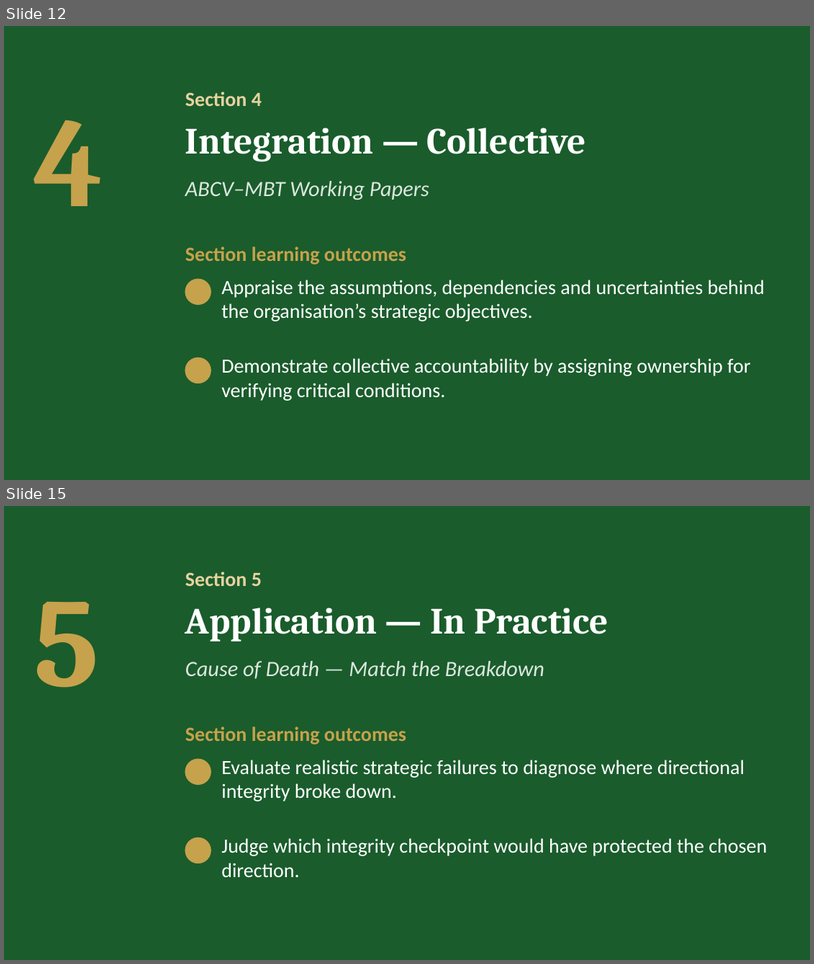
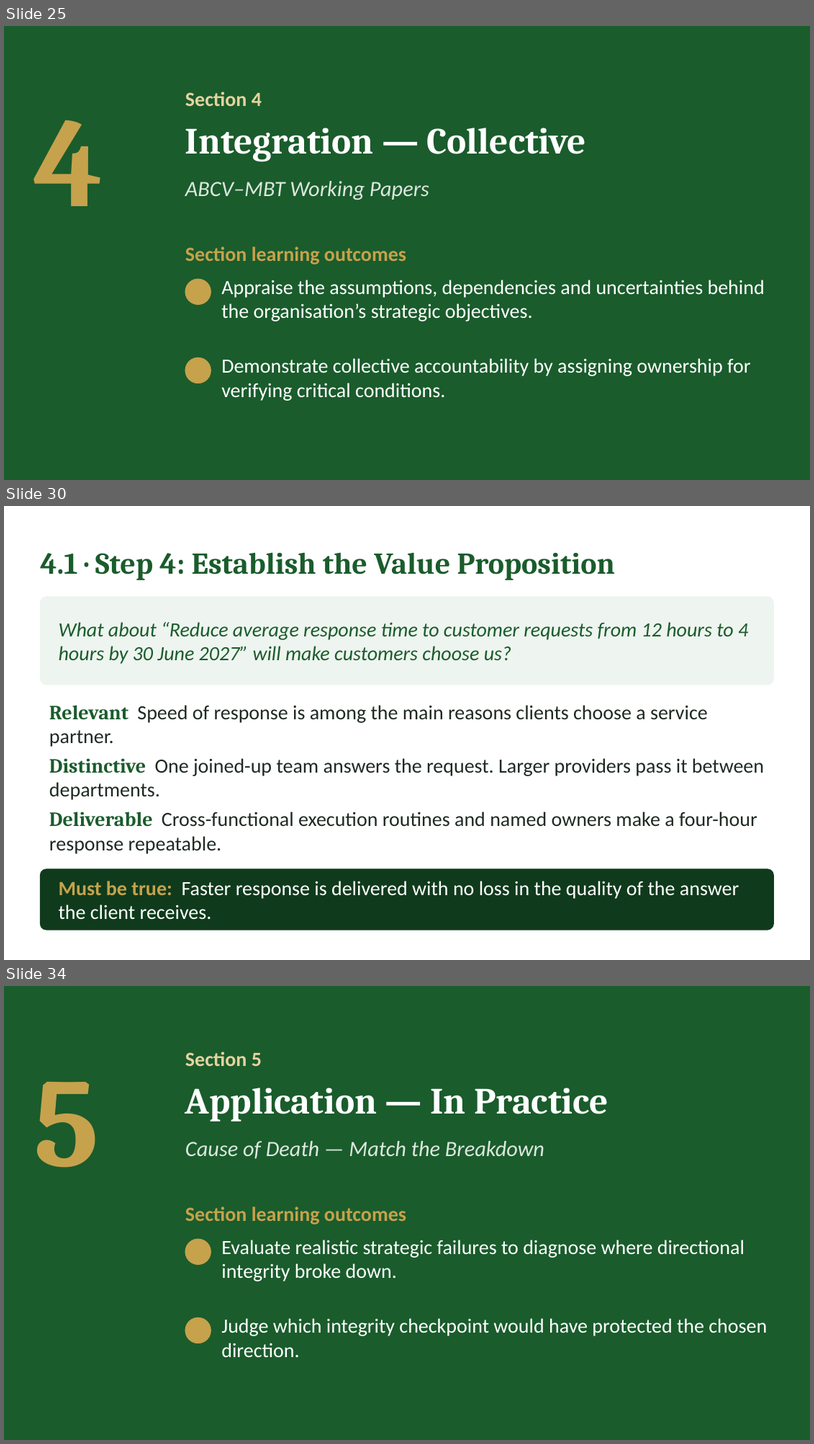
Before and after one commit to IBSL26/ibsl-platform, a slide deck: Unit decks/Unit 04 - Direction Integrity (ABCV-MBT).pptx. Shown one above the other, each under a label of ours: slides 12 and 15 before the commit, slides 25, 30 and 34 after it; the slides between them are not shown. The pictures are 814x964 and 814x1444 pixels, drawn with LibreOffice and Linux fonts; fonts in the diff are those of the drawing; background and template pictures are left out. Boxes give left, top, right and bottom in pixels: in the first picture for what was removed or moved away, otherwise in the second. Text is boxed around its words. In the diff, an @@ line names an element or a change of style, - is before the commit and + after.

```diff
--- a/Unit decks/Unit 04 - Direction Integrity (ABCV-MBT).pptx
+++ b/Unit decks/Unit 04 - Direction Integrity (ABCV-MBT).pptx
@@ slide 30 added at box(4, 506, 810, 960), background #FFFFFF @@
@@ text added at box(40, 552, 615, 580), 36 pt, text #1A5C2C, bold @@
+4.1 · Step 4: Establish the Value Proposition
@@ rounded rectangle added at box(40, 597, 774, 685), fill #EEF4EF, outline #EEF4EF 1 pt @@
@@ text added at box(59, 622, 748, 664), 24 pt, text #1A5C2C, italic @@
+What about “Reduce average response time to customer requests from 12 hours to 4 hours by 30 June 2027” will make customers choose us?
@@ text added at box(49, 705, 764, 854), 24 pt, text #1F2A22 @@
+Relevant Speed of response is among the main reasons clients choose a service partner.
+Distinctive One joined-up team answers the request. Larger providers pass it between departments.
+Deliverable Cross-functional execution routines and named owners make a four-hour response repeatable.
@@ rounded rectangle added at box(40, 869, 774, 929), fill #0F3B1C, outline #0F3B1C 1 pt @@
@@ text added at box(59, 880, 739, 919), 24 pt, text #FFFFFF @@
+Must be true: Faster response is delivered with no loss in the quality of the answer the client receives.
@@ what was slide 12 is now slide 25 @@
@@ what was slide 15 is now slide 34 @@
```
Also in this commit, not shown: 7 slides changed, 24 other slides added, 5 slides removed, 30 other files.
